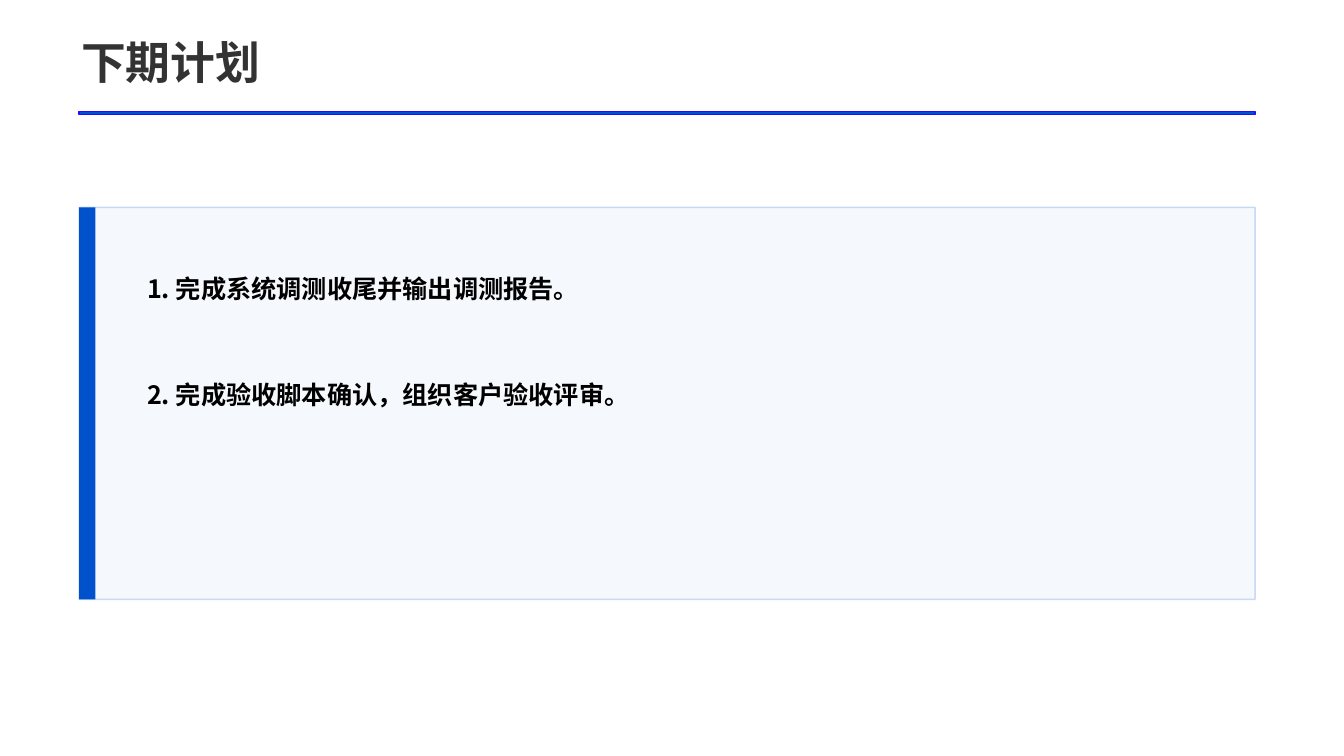
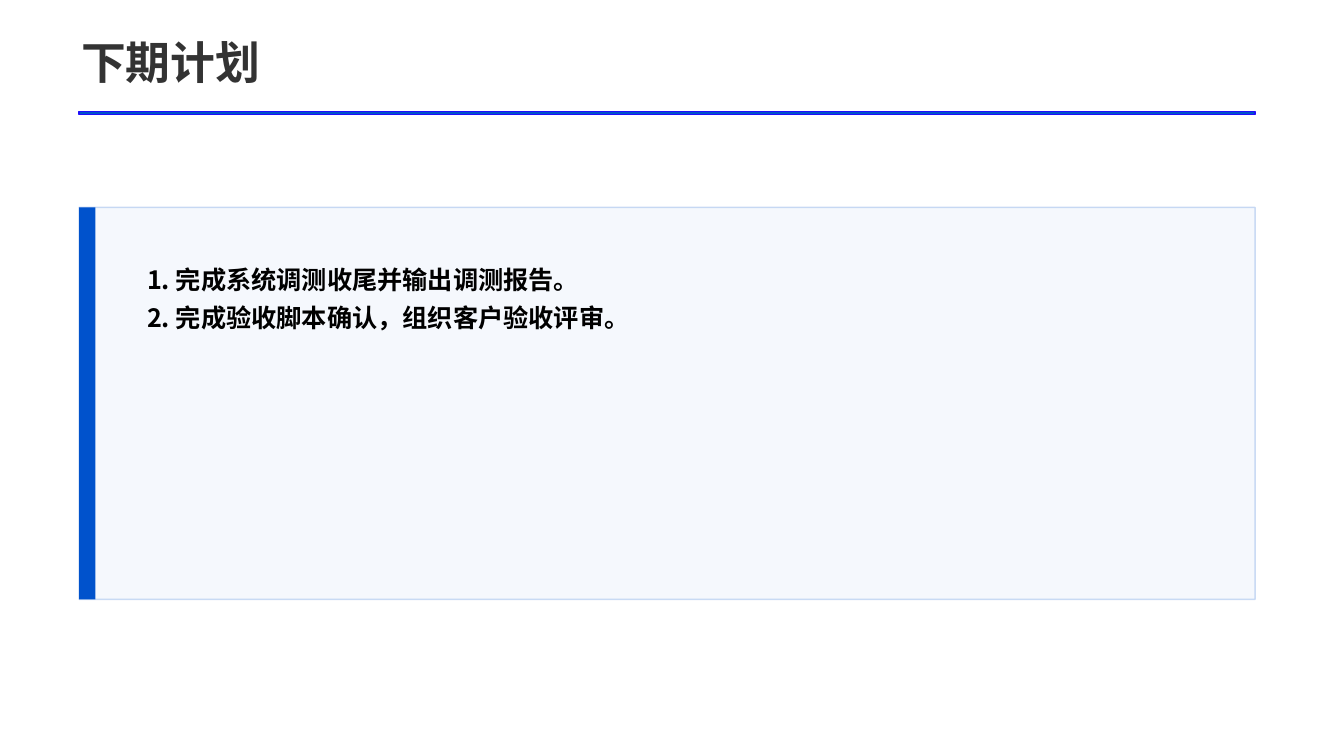
Before and after one commit to SanChiaki/report_generator, a slide deck: slide 7 of examples/italy_progress_report/progress_template1_output.pptx. Drawn at 1344x756 pixels with LibreOffice and Linux fonts; fonts in the diff are those of the drawing. Boxes give left, top, right and bottom in pixels: in the first picture for what was removed or moved away, otherwise in the second. Text is boxed around its words. In the diff, an @@ line names an element or a change of style, - is before the commit and + after.

```diff
--- a/examples/italy_progress_report/progress_template1_output.pptx
+++ b/examples/italy_progress_report/progress_template1_output.pptx
@@ text "1. 完成系统调测收尾并输出调测报告。" at [147, 267, 630, 331]: vertical alignment middle to top @@
@@ text at [147, 305, 630, 331]: paragraph added @@
+2. 完成验收脚本确认，组织客户验收评审。
@@ text removed at [147, 382, 630, 408] @@
-2. 完成验收脚本确认，组织客户验收评审。
```
Also in this commit, not shown: 3 other slides changed, 15 other files.
